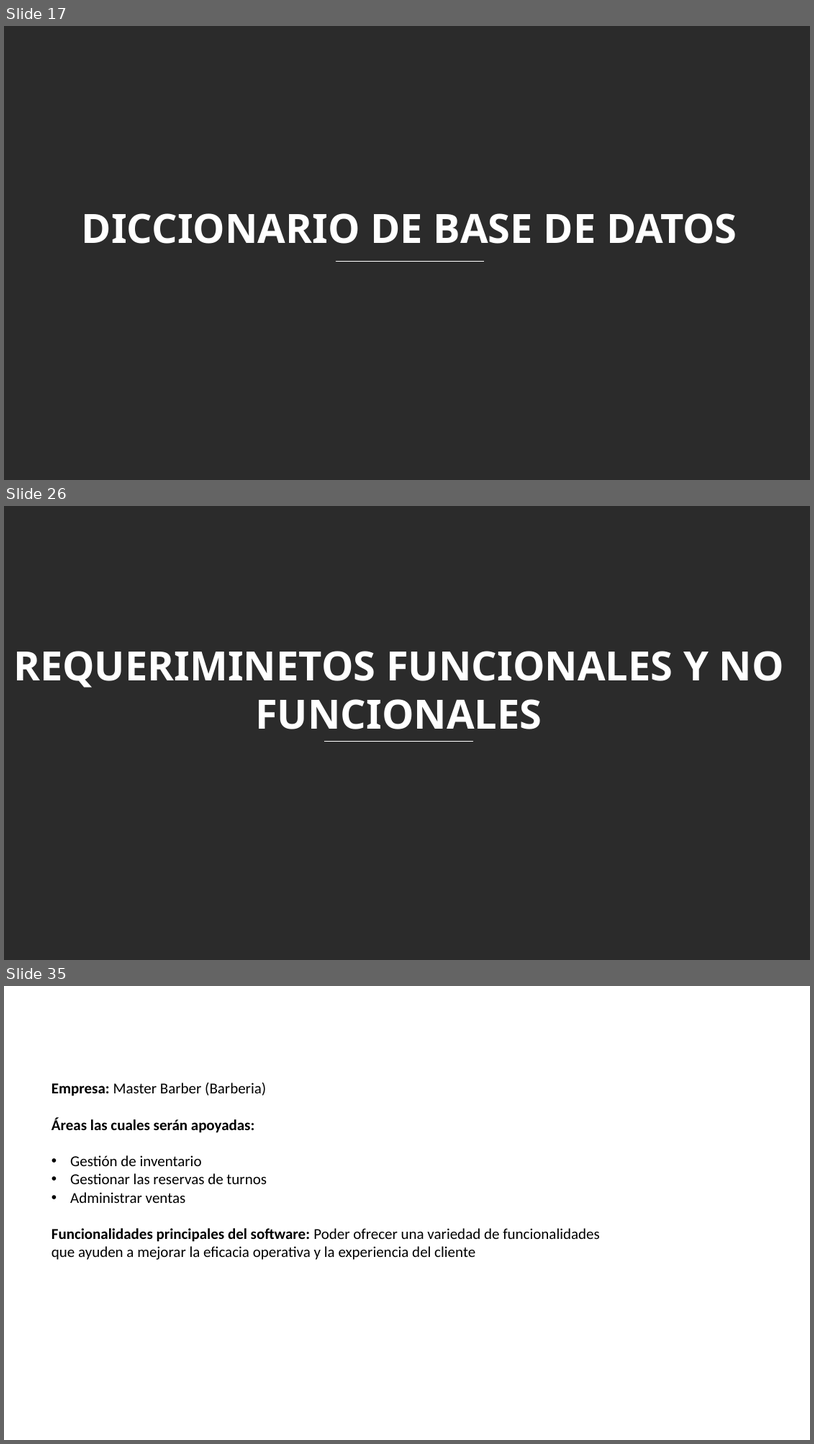
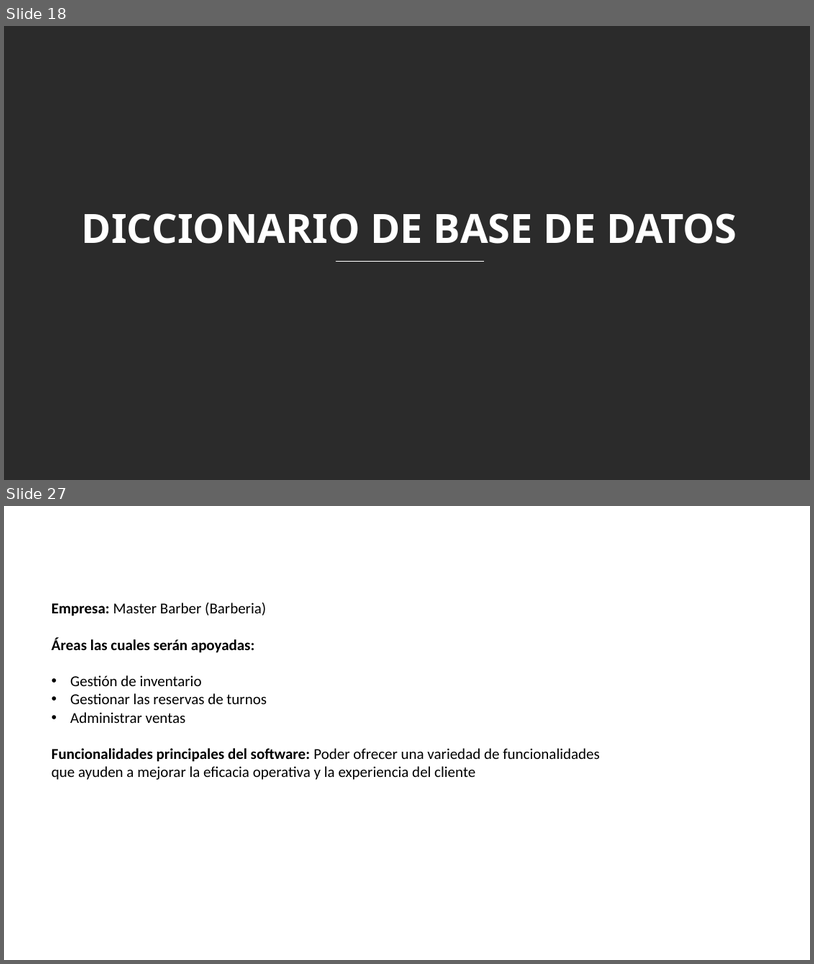
Before and after one commit to DavidV4iss/Master-Barber, a slide deck: PRESENTACION ENTREGABLES 2/Entregables 2.pptx. Shown one above the other, each under a label of ours: slides 17, 26 and 35 before the commit, slides 18 and 27 after it; the slides between them are not shown. The pictures are 814x1444 and 814x964 pixels, drawn with LibreOffice and Linux fonts; fonts in the diff are those of the drawing; background and template pictures are left out; a plain dark background stands for a picture behind light text. Boxes give left, top, right and bottom in pixels: in the first picture for what was removed or moved away, otherwise in the second. Text is boxed around its words. In the diff, an @@ line names an element or a change of style, - is before the commit and + after.

```diff
--- a/PRESENTACION ENTREGABLES 2/Entregables 2.pptx
+++ b/PRESENTACION ENTREGABLES 2/Entregables 2.pptx
@@ slide 26 removed at bbox=[4, 506, 810, 960], background picture (left out) @@
@@ text removed at bbox=[13, 651, 784, 729] @@
-REQUERIMINETOS FUNCIONALES Y NO FUNCIONALES
@@ line removed from (324, 741) to (473, 741) @@
@@ what was slide 17 is now slide 18 @@
@@ what was slide 35 is now slide 27 @@
```
Also in this commit, not shown: 5 slides changed, 7 slides added, 14 other slides removed.
